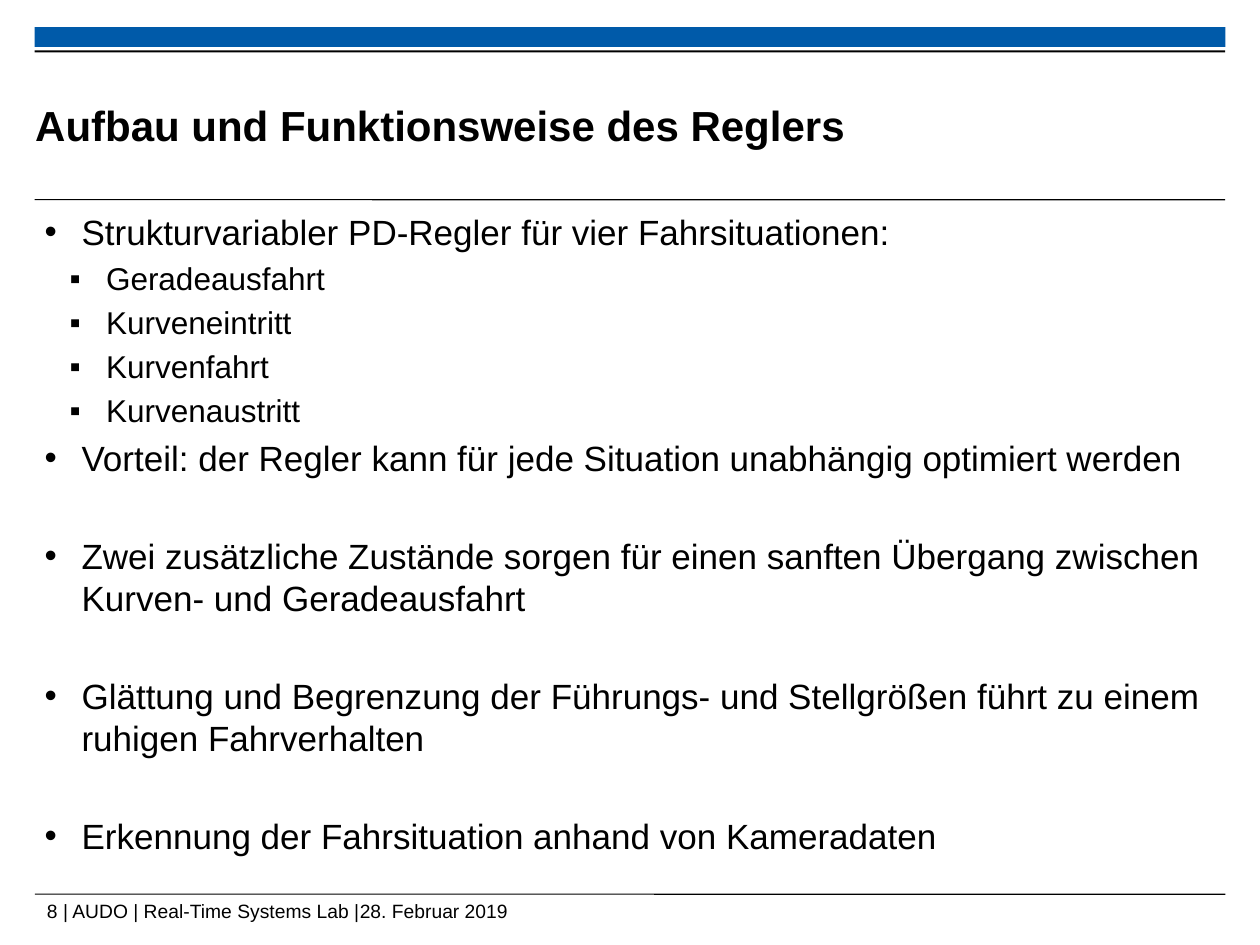
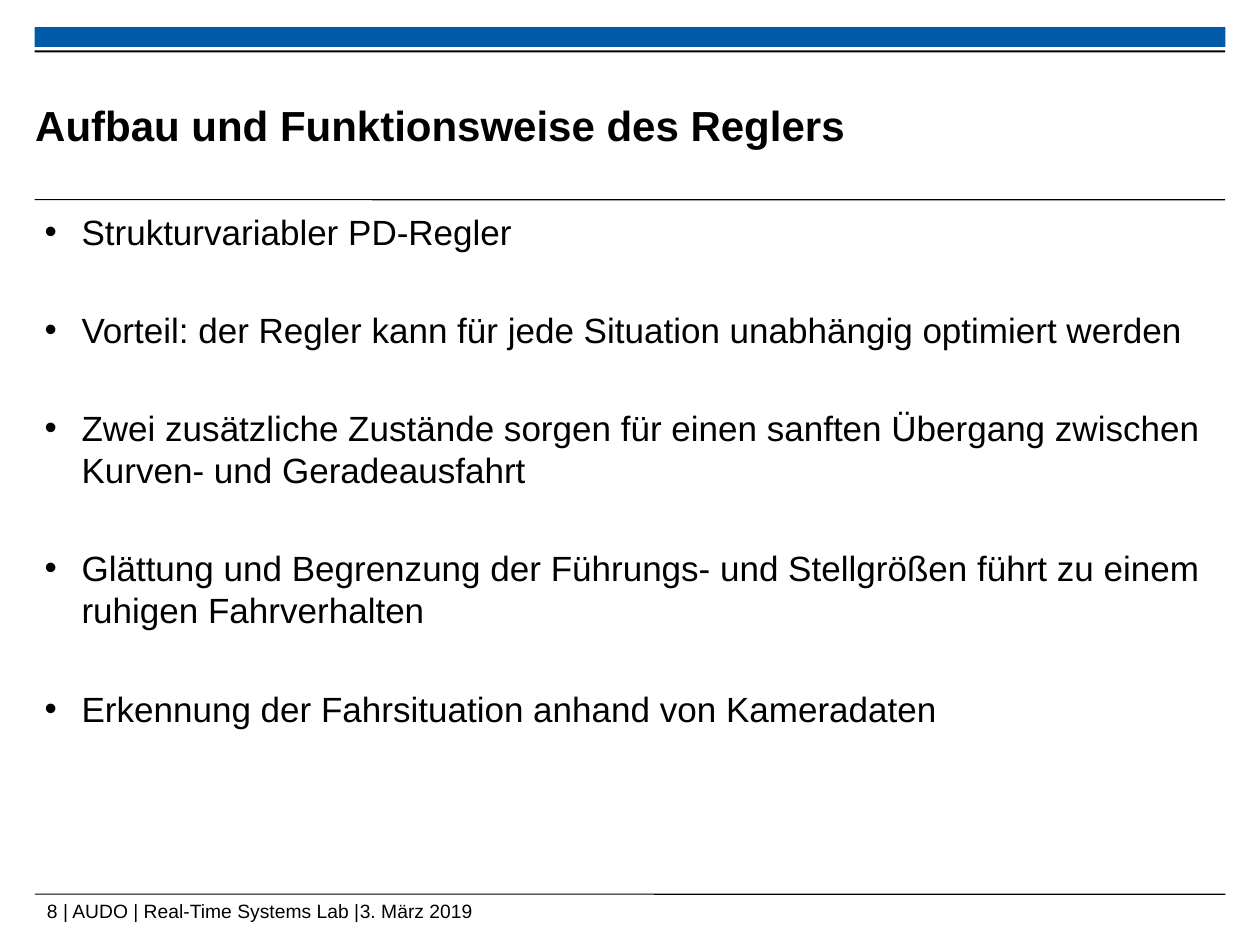
Before and after one commit to ramona3300/AUDO, a slide deck: slide 8 of Dokumente/Präsentationen/Abschlusspräsentation.pptx. Drawn at 1260x945 pixels with LibreOffice and Linux fonts; fonts in the diff are those of the drawing; background and template pictures are left out. Boxes give left, top, right and bottom in pixels: in the first picture for what was removed or moved away, otherwise in the second. Text is boxed around its words. In the diff, an @@ line names an element or a change of style, - is before the commit and + after.

```diff
--- a/Dokumente/Präsentationen/Abschlusspräsentation.pptx
+++ b/Dokumente/Präsentationen/Abschlusspräsentation.pptx
@@ text at bbox=[82, 219, 512, 252]: text changed; size 18 to 20 pt @@
-• Strukturvariabler PD-Regler für vier Fahrsituationen:
-  ▪ Geradeausfahrt
-  ▪ Kurveneintritt
-  ▪ Kurvenfahrt
-  ▪ Kurvenaustritt
+• Strukturvariabler PD-Regler
@@ text at bbox=[47, 904, 472, 922]: text changed @@
-8 | AUDO | Real-Time Systems Lab |28. Februar 2019
+8 | AUDO | Real-Time Systems Lab |3. März 2019
```
Also in this commit, not shown: 12 other slides changed.
